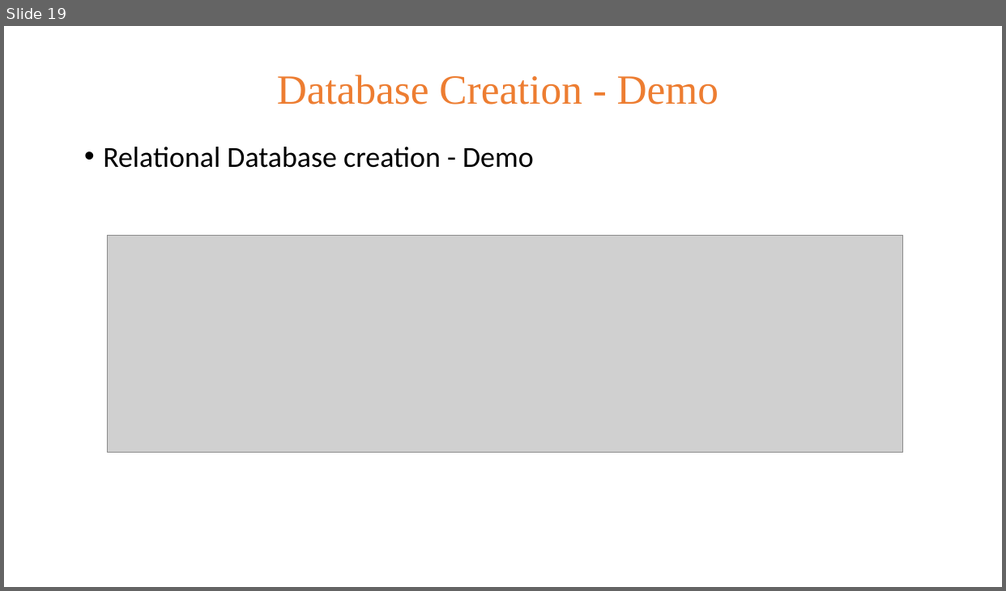
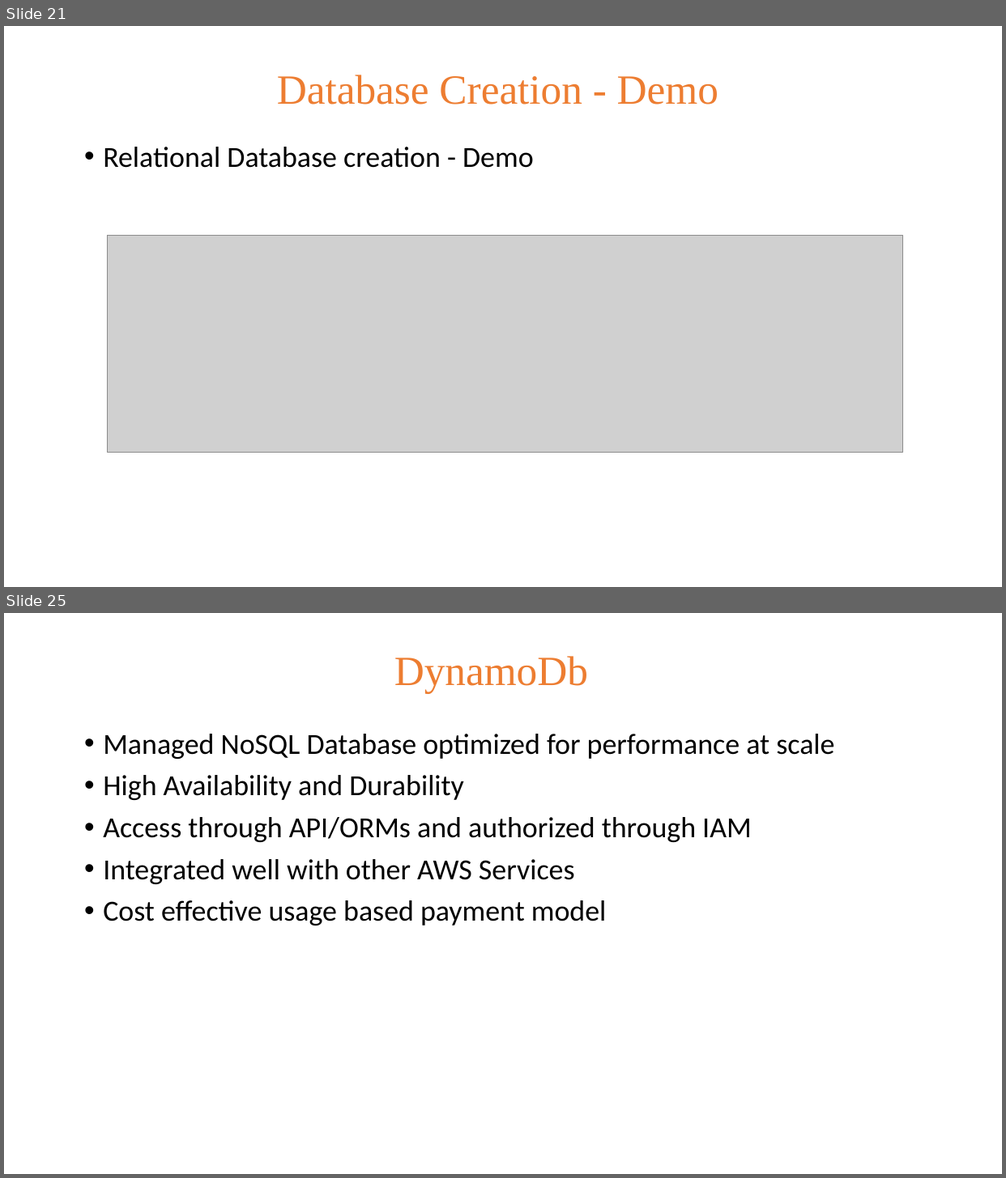
Before and after one commit to aloknath1/cloud-computing, a slide deck: Session-3.pptx. Shown one above the other, each under a label of ours: slide 19 before the commit, slides 21 and 25 after it; the slides between them are not shown. The pictures are 1006x591 and 1006x1178 pixels, drawn with LibreOffice and Linux fonts; fonts in the diff are those of the drawing; grey boxes stand for pictures. Boxes give left, top, right and bottom in pixels: in the first picture for what was removed or moved away, otherwise in the second. Text is boxed around its words. In the diff, an @@ line names an element or a change of style, - is before the commit and + after.

```diff
--- a/Session-3.pptx
+++ b/Session-3.pptx
@@ slide 25 added at (x1=4, y1=613, x2=1002, y2=1174), background #FFFFFF @@
@@ title added at (x1=394, y1=656, x2=588, y2=694), 40 pt, text #ED7D31 @@
+DynamoDb
@@ text added at (x1=103, y1=734, x2=834, y2=926), 28 pt, text #000000 @@
+• Managed NoSQL Database optimized for performance at scale
+• High Availability and Durability
+• Access through API/ORMs and authorized through IAM
+• Integrated well with other AWS Services
+• Cost effective usage based payment model
@@ what was slide 19 is now slide 21 @@
```
Also in this commit, not shown: 4 slides changed, 6 other slides added, 1 slide removed, 1 other file.
